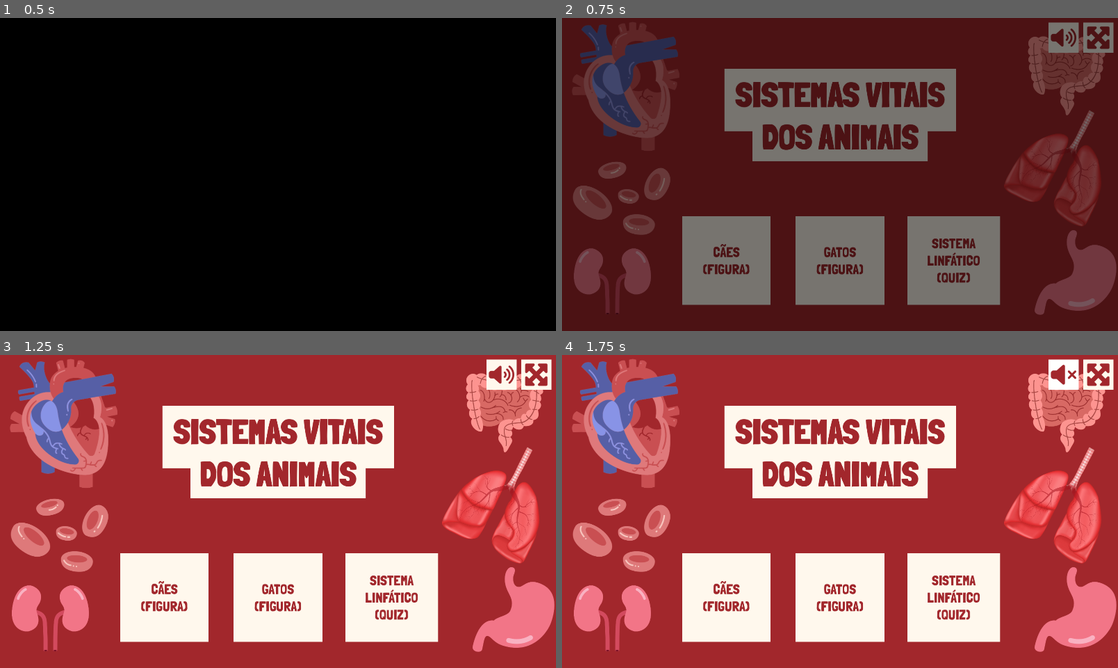
Above: before the commit, frames 1-4 (two rows, left to right).
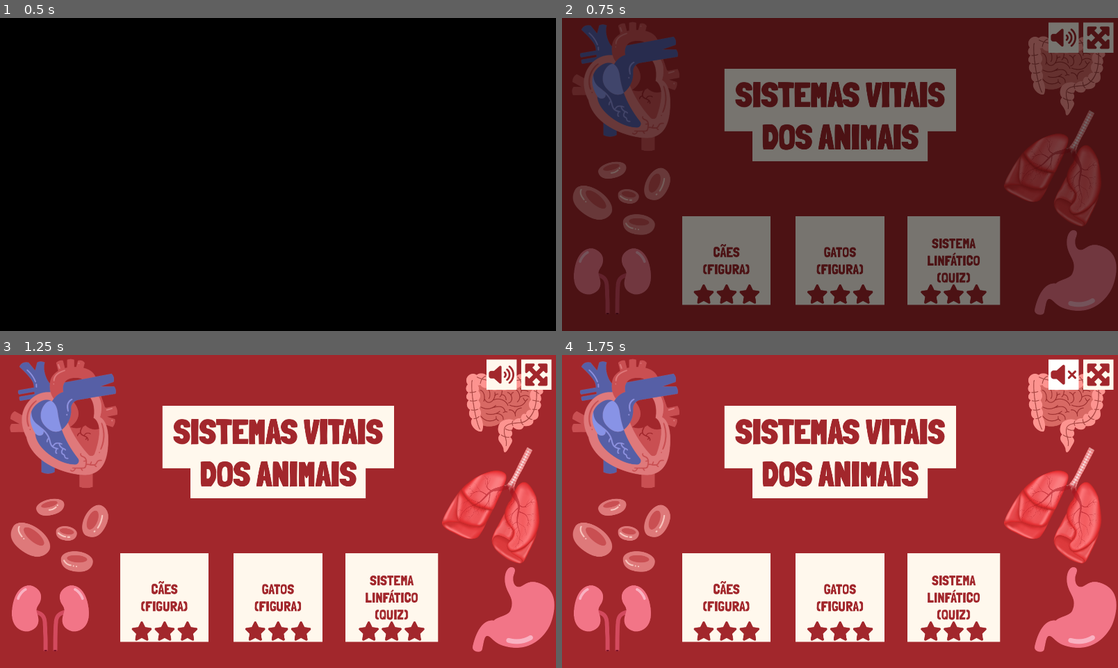
Above: after the commit, the same moments.

Repository: telmotrooper/vet-game
Game: Godot game, scene res://main.tscn
Two runs of this game, one before a commit and one after it. Both use one fixed random seed, a clock stepped at 60 frames per second and the inputs below.
Inputs (mouse positions are in pixels of both pictures, inside the frame that each line leads up to):
- Up to frame 1 (0.5 s): no input
- Up to frame 2 (0.75 s): tap Enter at 0.5 s
- Up to frame 3 (1.25 s): no input
- Up to frame 4 (1.75 s): click (1062, 373) at 1.25 s

Frame 1 is identical in both runs. In frame 2, 1.1% of the frame differs, in the area x 23-77%, y 85-92%; in frame 3, 1.1%; in frame 4, 1.1%.

Commit message:
working on showing stars in the menu

Diff:
--- a/title_screen/title_screen.tscn
+++ b/title_screen/title_screen.tscn
@@ -1,9 +1,10 @@
-[gd_scene load_steps=6 format=3 uid="uid://bwq2aip0hywte"]
+[gd_scene load_steps=7 format=3 uid="uid://bwq2aip0hywte"]
 
 [ext_resource type="Script" path="res://title_screen/title_screen.gd" id="1_mjlm7"]
 [ext_resource type="PackedScene" uid="uid://bla37xan3xup8" path="res://title_screen/red_background.tscn" id="2_fqtuq"]
 [ext_resource type="FontFile" uid="uid://ckq5gw7frn8xf" path="res://assets/fonts/londrina_solid_black.ttf" id="2_q5b3s"]
 [ext_resource type="PackedScene" uid="uid://dwesfoxx58stl" path="res://ui/top_buttons.tscn" id="3_cj7x2"]
+[ext_resource type="PackedScene" uid="uid://davgsjgl4cyry" path="res://ui/level_star_counter.tscn" id="5_g2hox"]
 
 [sub_resource type="LabelSettings" id="LabelSettings_ho86y"]
 font = ExtResource("2_q5b3s")
@@ -93,6 +94,11 @@
 (FIGURA)"
 expand_icon = true
 
+[node name="LevelStarCounter" parent="DogButton" instance=ExtResource("5_g2hox")]
+layout_mode = 1
+offset_left = -116.5
+offset_right = 116.5
+
 [node name="CatButton" type="Button" parent="."]
 layout_mode = 1
 anchors_preset = 8
@@ -109,6 +115,11 @@
 text = "GATOS
 (FIGURA)"
 expand_icon = true
+
+[node name="LevelStarCounter" parent="CatButton" instance=ExtResource("5_g2hox")]
+layout_mode = 1
+offset_left = -116.5
+offset_right = 116.5
 
 [node name="LympathicSystemButton" type="Button" parent="."]
 layout_mode = 1
@@ -127,6 +138,11 @@
 LINFÁTICO
 (QUIZ)"
 expand_icon = true
+
+[node name="LevelStarCounter" parent="LympathicSystemButton" instance=ExtResource("5_g2hox")]
+layout_mode = 1
+offset_left = -116.5
+offset_right = 116.5
 
 [node name="RichTextLabel" type="RichTextLabel" parent="."]
 layout_mode = 1
--- /dev/null
+++ b/ui/level_star_counter.tscn
@@ -0,0 +1,34 @@
+[gd_scene load_steps=2 format=3 uid="uid://davgsjgl4cyry"]
+
+[ext_resource type="Texture2D" uid="uid://dg58jild0qw0e" path="res://ui/star_solid_red.svg" id="1_xwg8c"]
+
+[node name="LevelStarCounter" type="HBoxContainer"]
+anchors_preset = 7
+anchor_left = 0.5
+anchor_top = 1.0
+anchor_right = 0.5
+anchor_bottom = 1.0
+offset_left = -37.5
+offset_top = -75.0
+offset_right = 37.5
+grow_horizontal = 2
+grow_vertical = 0
+alignment = 1
+
+[node name="Star" type="TextureRect" parent="."]
+custom_minimum_size = Vector2(75, 75)
+layout_mode = 2
+texture = ExtResource("1_xwg8c")
+expand_mode = 1
+
+[node name="Star2" type="TextureRect" parent="."]
+custom_minimum_size = Vector2(75, 75)
+layout_mode = 2
+texture = ExtResource("1_xwg8c")
+expand_mode = 1
+
+[node name="Star3" type="TextureRect" parent="."]
+custom_minimum_size = Vector2(75, 75)
+layout_mode = 2
+texture = ExtResource("1_xwg8c")
+expand_mode = 1
--- /dev/null
+++ b/ui/star_regular_red.svg
@@ -0,0 +1,39 @@
+<?xml version="1.0" encoding="UTF-8" standalone="no"?>
+<svg
+   viewBox="0 0 576 576"
+   version="1.1"
+   id="svg1"
+   sodipodi:docname="star_regular_red.svg"
+   inkscape:version="1.4 (e7c3feb100, 2024-10-09)"
+   width="576"
+   height="576"
+   xmlns:inkscape="http://www.inkscape.org/namespaces/inkscape"
+   xmlns:sodipodi="http://sodipodi.sourceforge.net/DTD/sodipodi-0.dtd"
+   xmlns="http://www.w3.org/2000/svg"
+   xmlns:svg="http://www.w3.org/2000/svg">
+  <defs
+     id="defs1" />
+  <sodipodi:namedview
+     id="namedview1"
+     pagecolor="#ffffff"
+     bordercolor="#000000"
+     borderopacity="0.25"
+     inkscape:showpageshadow="2"
+     inkscape:pageopacity="0.0"
+     inkscape:pagecheckerboard="0"
+     inkscape:deskcolor="#d1d1d1"
+     inkscape:zoom="0.47460938"
+     inkscape:cx="788.01645"
+     inkscape:cy="490.93004"
+     inkscape:window-width="2192"
+     inkscape:window-height="1173"
+     inkscape:window-x="1920"
+     inkscape:window-y="0"
+     inkscape:window-maximized="1"
+     inkscape:current-layer="svg1" />
+  <!--!Font Awesome Free 6.6.0 by @fontawesome - https://fontawesome.com License - https://fontawesome.com/license/free Copyright 2024 Fonticons, Inc.-->
+  <path
+     d="m 288.00866,31.980697 c 9.2,0 17.6,5.2 21.6,13.5 l 68.6,141.300003 153.2,22.6 c 9,1.3 16.5,7.6 19.3,16.3 2.8,8.7 0.5,18.1 -5.9,24.5 l -111.1,110.2 26.2,155.6 c 1.5,9 -2.2,18.1 -9.7,23.5 -7.5,5.4 -17.3,6 -25.3,1.7 l -137,-73.2 -136.8,73.1 c -8.1,4.3 -17.9,3.7 -25.3,-1.7 -7.4,-5.4 -11.2,-14.5 -9.7,-23.5 l 26.2,-155.6 -111.099995,-110.1 c -6.5,-6.4 -8.7,-15.9 -5.9,-24.5 2.8,-8.6 10.3,-14.9 19.3,-16.3 l 153.199995,-22.6 68.6,-141.300003 c 4.1,-8.3 12.4,-13.5 21.6,-13.5 z m 0,79.000003 -52.5,108.2 c -3.5,7.1 -10.2,12.1 -18.1,13.3 l -118.299995,17.4 85.899995,85.1 c 5.5,5.5 8.1,13.3 6.8,21 l -20.3,119.7 105.2,-56.2 c 7.1,-3.8 15.6,-3.8 22.6,0 l 105.2,56.2 -20.2,-119.6 c -1.3,-7.7 1.2,-15.5 6.8,-21 l 85.9,-85.1 -118.3,-17.5 c -7.8,-1.2 -14.6,-6.1 -18.1,-13.3 z"
+     id="path1"
+     style="fill:#a2272c;fill-opacity:1" />
+</svg>
--- /dev/null
+++ b/ui/star_solid_red.svg
@@ -0,0 +1,39 @@
+<?xml version="1.0" encoding="UTF-8" standalone="no"?>
+<svg
+   viewBox="0 0 576 576"
+   version="1.1"
+   id="svg1"
+   sodipodi:docname="star_solid_red.svg"
+   inkscape:version="1.4 (e7c3feb100, 2024-10-09)"
+   width="576"
+   height="576"
+   xmlns:inkscape="http://www.inkscape.org/namespaces/inkscape"
+   xmlns:sodipodi="http://sodipodi.sourceforge.net/DTD/sodipodi-0.dtd"
+   xmlns="http://www.w3.org/2000/svg"
+   xmlns:svg="http://www.w3.org/2000/svg">
+  <defs
+     id="defs1" />
+  <sodipodi:namedview
+     id="namedview1"
+     pagecolor="#ffffff"
+     bordercolor="#000000"
+     borderopacity="0.25"
+     inkscape:showpageshadow="2"
+     inkscape:pageopacity="0.0"
+     inkscape:pagecheckerboard="0"
+     inkscape:deskcolor="#d1d1d1"
+     inkscape:zoom="0.94921875"
+     inkscape:cx="387.68724"
+     inkscape:cy="370.83128"
+     inkscape:window-width="2192"
+     inkscape:window-height="1173"
+     inkscape:window-x="1920"
+     inkscape:window-y="0"
+     inkscape:window-maximized="1"
+     inkscape:current-layer="svg1" />
+  <!--!Font Awesome Free 6.6.0 by @fontawesome - https://fontawesome.com License - https://fontawesome.com/license/free Copyright 2024 Fonticons, Inc.-->
+  <path
+     d="m 316.72818,49.971341 c -5.3,-11 -16.5,-18 -28.8,-18 -12.3,0 -23.4,7 -28.8,18 l -64.3,132.299999 -143.600005,21.2 c -12,1.8 -22,10.2 -25.7,21.7 -3.7,11.5 -0.7,24.2 7.9,32.7 l 104.200005,103.1 -24.6,145.7 c -2,12 3,24.2 12.9,31.3 9.9,7.1 23,8 33.8,2.3 l 128.3,-68.5 128.3,68.5 c 10.8,5.7 23.9,4.9 33.8,-2.3 9.9,-7.2 14.9,-19.3 12.9,-31.3 l -24.7,-145.7 104.2,-103.1 c 8.6,-8.5 11.7,-21.2 7.9,-32.7 -3.8,-11.5 -13.7,-19.9 -25.7,-21.7 l -143.7,-21.2 z"
+     id="path1"
+     style="fill:#a2272c;fill-opacity:1" />
+</svg>
Not shown, added: ui/star_regular_red.svg.import
Not shown, added: ui/star_solid_red.svg.import
